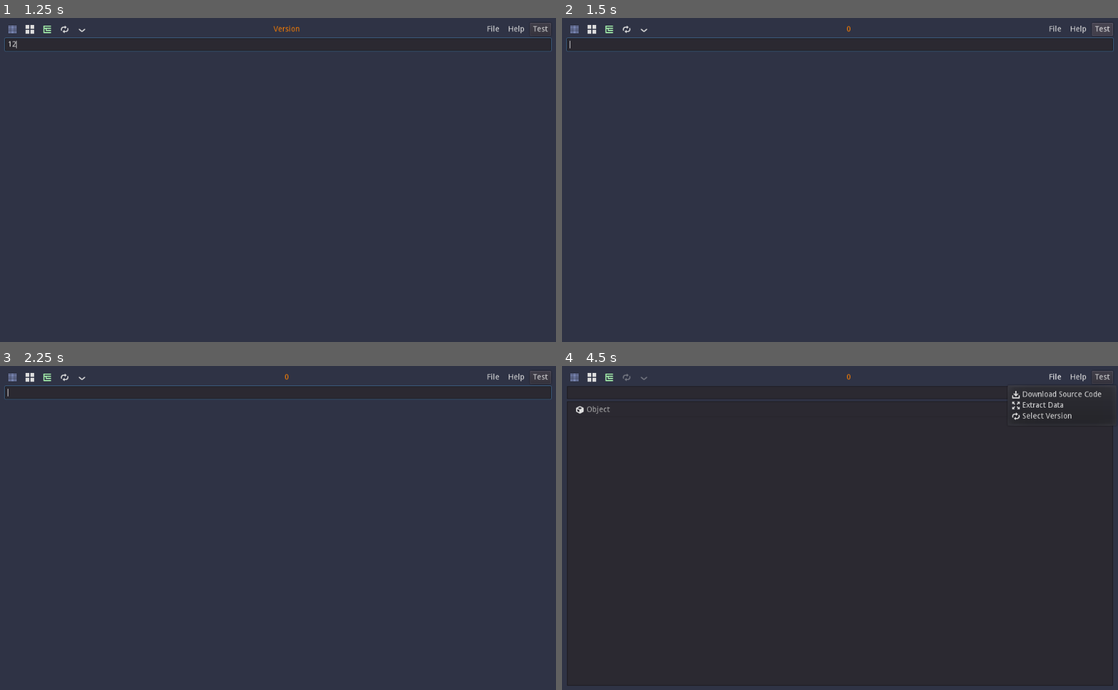
Above: before the commit, frames 1-4 (two rows, left to right).
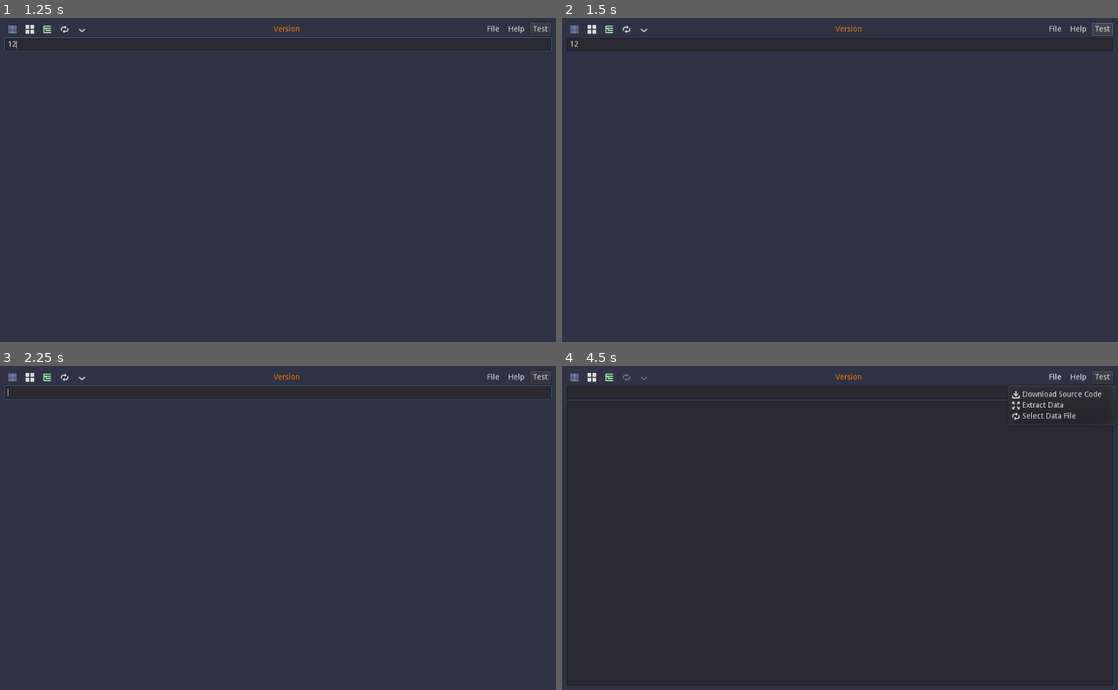
Above: after the commit, the same moments.

Repository: andrew-wilkes/gdscript-class-explorer
Game: Godot game, scene res://Main.tscn
The game is run twice, just before and just after one commit, with the same random seed, the same clock (stepped at 60 frames per second) and the same inputs.
Inputs (mouse positions are in pixels of both pictures, inside the frame that each line leads up to):
- Up to frame 1 (1.25 s): click (278, 43) at 0.52 s; type "12" at 0.6 s
- Up to frame 2 (1.5 s): click "Test" at 1.25 s
- Up to frame 3 (2.25 s): click (11, 378) at 2 s
- Up to frame 4 (4.5 s): click (589, 378) at 2.75 s; click (606, 378) at 3.5 s; click "File" at 4.25 s

Frame 1 is identical in both runs. In frame 2, 0.5% of the frame differs, in the area x 0-100%, y 1-11%; in frame 3, less than 0.1%; in frame 4, 0.2%.
Error before the commit: Invalid get index 'Object' (on base: 'Dictionary'). (res://Main.gd:121)
Error after the commit: Invalid get index 'Spatial' (on base: 'Dictionary'). (res://data.gd:73)

Commit message:
Add debug logger

Diff:
--- a/src/Main.gd
+++ b/src/Main.gd
@@ -31,7 +31,7 @@
 	var fm = $VBox/Menu/File.get_popup()
 	fm.add_icon_item(download_icon, "Download Source Code", DOWNLOAD)
 	fm.add_icon_item(extract_icon, "Extract Data", EXTRACT)
-	fm.add_icon_item(select_icon, "Select Version", SELECT)
+	fm.add_icon_item(select_icon, "Select Data File", SELECT)
 	fm.connect("id_pressed", self, "_on_FileMenu_id_pressed")
 	var hm = $VBox/Menu/Help.get_popup()
 	hm.add_icon_item(link_icon, "Online Documentation", DOCS)
@@ -59,6 +59,7 @@
 
 
 func setup_class_view():
+	logger.add("setup_class_view called")
 	$VBox/Menu/Version.text = Data.version
 	# Add buttons and build icon list
 	for cname in Data.classes.keys():
@@ -72,8 +73,12 @@
 	default_icon = icon_files.get("arrowright")
 
 	# Create Tree
+	logger.add("Create Tree starting with Object")
+	tree_map.clear()
 	var root = the_tree.create_item()
+	# Build the Object branch first since this contains the more interesting nodes to show at the top
 	build_tree(the_tree, root, "Object")
+	# Now start from classes that have no parent and no children
 	for key in Data.class_tree.keys():
 		if Data.class_tree[key].size() == 1 and Data.class_tree[key][0].length() == 0:
 			build_tree(the_tree, root, key)
@@ -231,6 +236,7 @@
 var tree_item_count = 0
 
 func build_tree(tree: Tree, tree_item: TreeItem, cname: String):
+	logger.add(cname)
 	var item = tree.create_item(tree_item)
 	tree_item_count += 1
 	tree_map[cname.to_lower()] = item # Used for search
@@ -440,4 +446,4 @@
 
 
 func _on_Test_pressed():
-	setup_class_view()
+	logger.save_log()
--- /dev/null
+++ b/src/logger.gd
@@ -0,0 +1,11 @@
+extends Node
+
+var the_log = PoolStringArray([])
+var data = {}
+
+func add(txt):
+	the_log.append(txt)
+
+func save_log():
+	Data.save_string(the_log.join("\n"), "log.txt")
+	the_log.resize(0)
--- a/src/project.godot
+++ b/src/project.godot
@@ -39,6 +39,7 @@
 [autoload]
 
 Data="*res://data.gd"
+logger="*res://logger.gd"
 
 [physics]
 
Not shown, added: src/log-switched-to-3.4.txt
Not shown, added: src/log4.0start.txt
